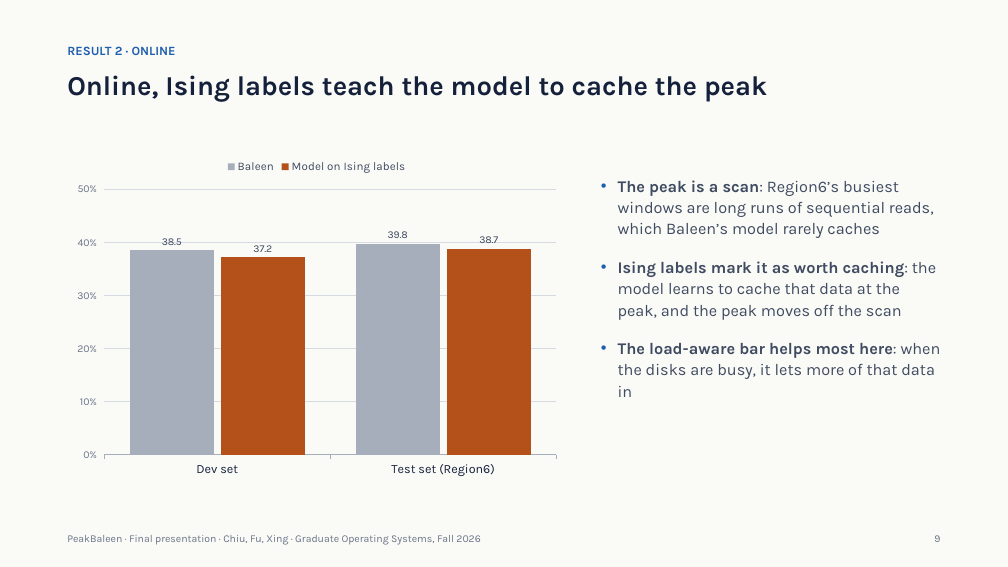
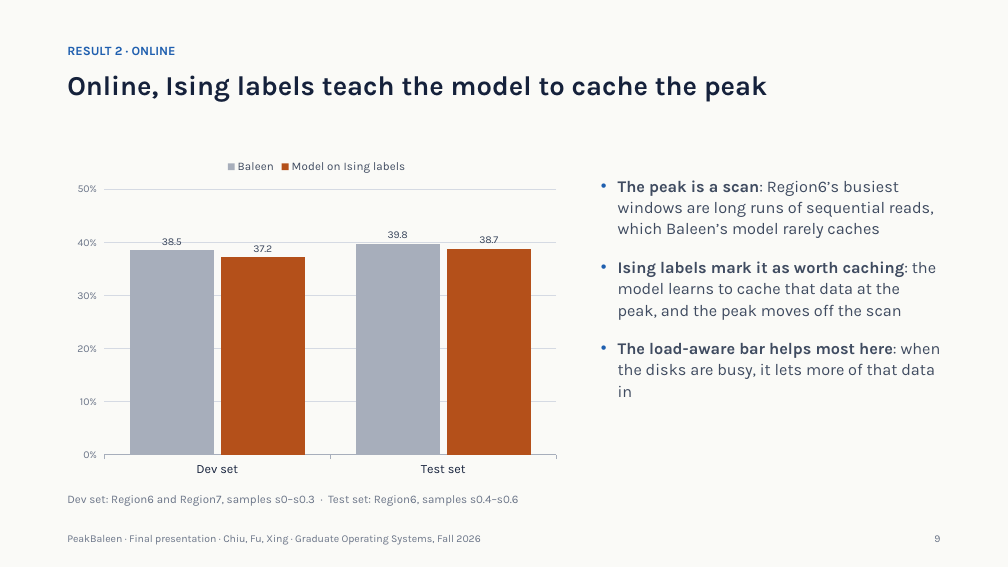
Before and after one commit to xingsixue123/OS_final_project, a slide deck: slide 9 of changes/6_final/PeakBaleen_Final_v3.pptx. Drawn at 1008x567 pixels with LibreOffice and Linux fonts; fonts in the diff are those of the drawing. Boxes give left, top, right and bottom in pixels: in the first picture for what was removed or moved away, otherwise in the second. Text is boxed around its words. In the diff, an @@ line names an element or a change of style, - is before the commit and + after.

```diff
--- a/changes/6_final/PeakBaleen_Final_v3.pptx
+++ b/changes/6_final/PeakBaleen_Final_v3.pptx
@@ column chart at (67,151,566,484) @@
-categories: Dev set, Test set (Region6)
+categories: Dev set, Test set
@@ text added at (67,495,519,506), 11 pt, text #6B7588 @@
+Dev set: Region6 and Region7, samples s0–s0.3 · Test set: Region6, samples s0.4–s0.6
```
Also in this commit, not shown: 2 other files.
